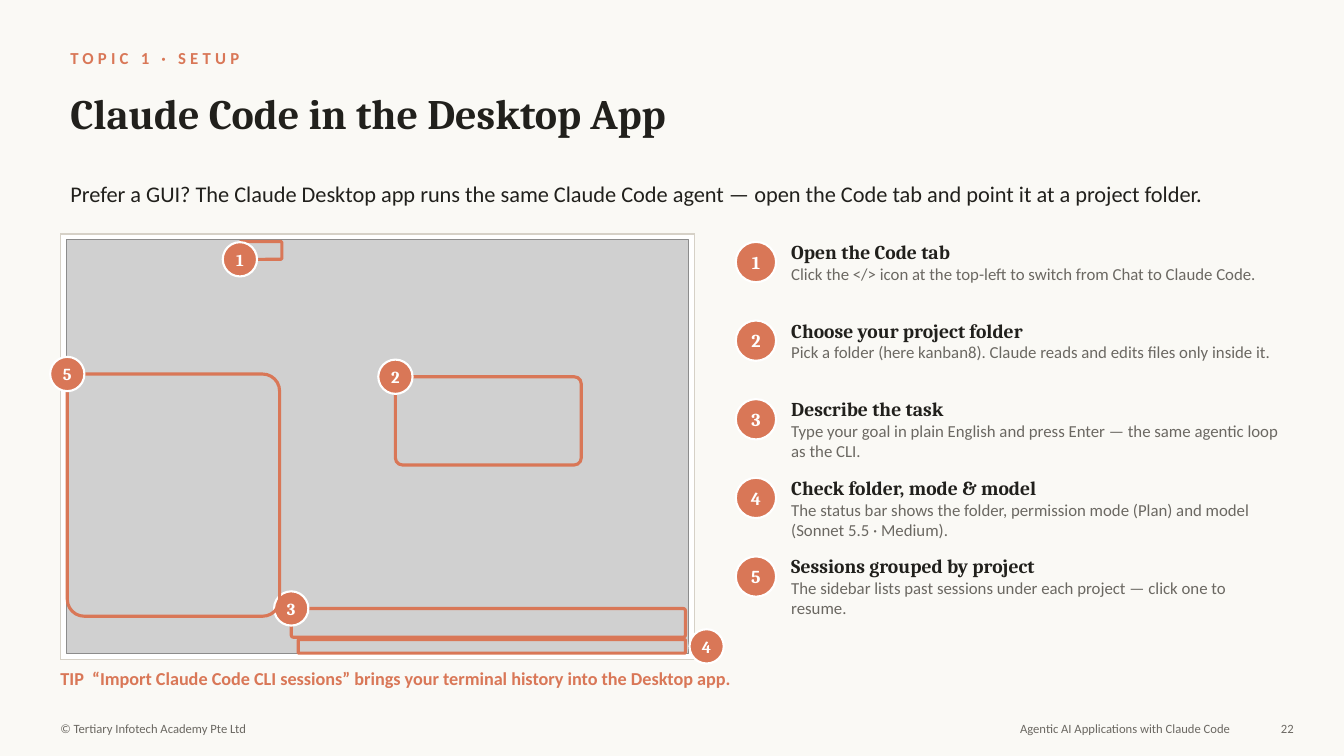
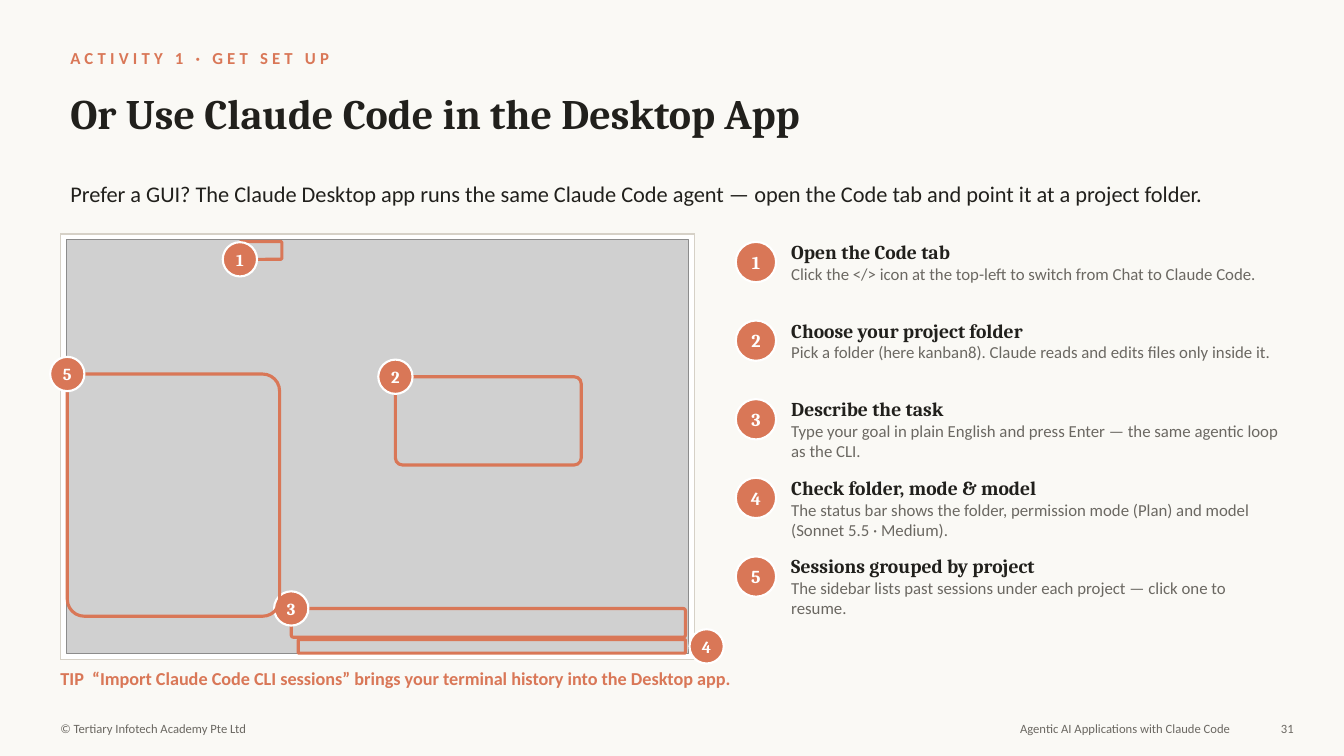
Before and after one commit to tertiarycourses/TGS-2025052468-Agentic-AI-Applications-with-Claude-Code, a slide deck: slide 31 of courseware/Agentic AI Applications with Claude Code - v21.pptx (slide 22 before the commit). Drawn at 1344x756 pixels with LibreOffice and Linux fonts; fonts in the diff are those of the drawing; grey boxes stand for pictures. Boxes give left, top, right and bottom in pixels: in the first picture for what was removed or moved away, otherwise in the second. Text is boxed around its words. In the diff, an @@ line names an element or a change of style, - is before the commit and + after.

```diff
--- a/courseware/Agentic AI Applications with Claude Code - v21.pptx
+++ b/courseware/Agentic AI Applications with Claude Code - v21.pptx
@@ text at (70, 53, 329, 64): text changed @@
-TOPIC 1 · SETUP
+ACTIVITY 1 · GET SET UP
@@ text at (70, 100, 799, 138): text changed @@
-Claude Code in the Desktop App
+Or Use Claude Code in the Desktop App
@@ text at (1281, 725, 1294, 733): text changed @@
-22
+31
```
Also in this commit, not shown: 30 other slides changed, 5 other files.
